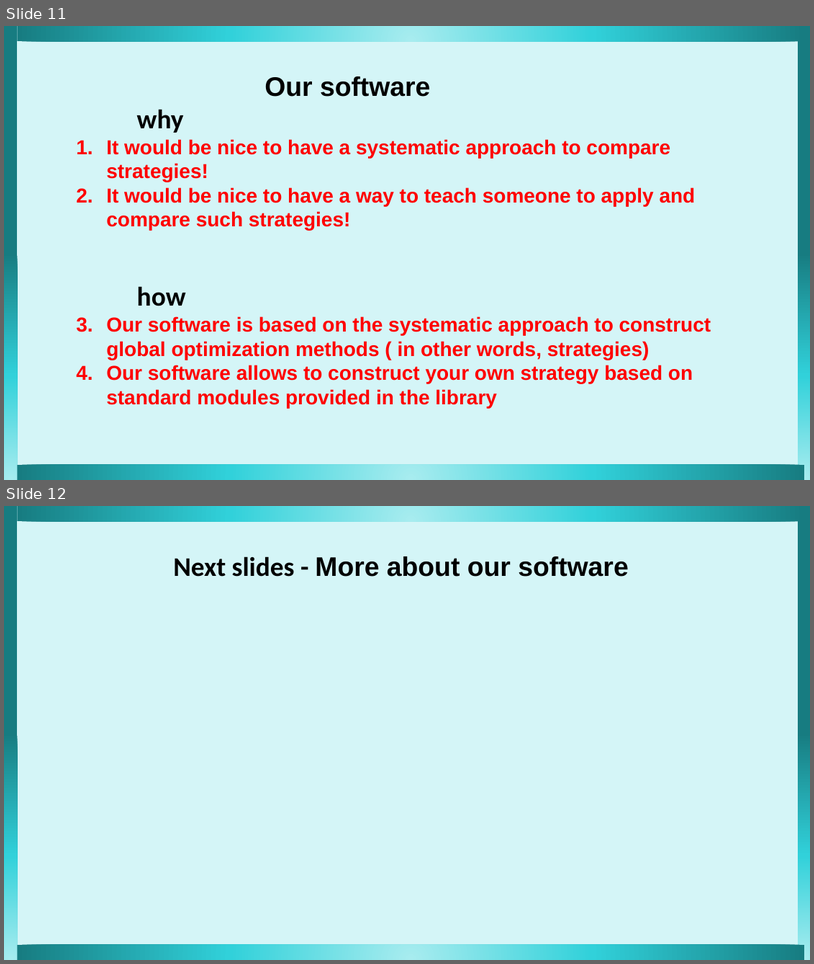
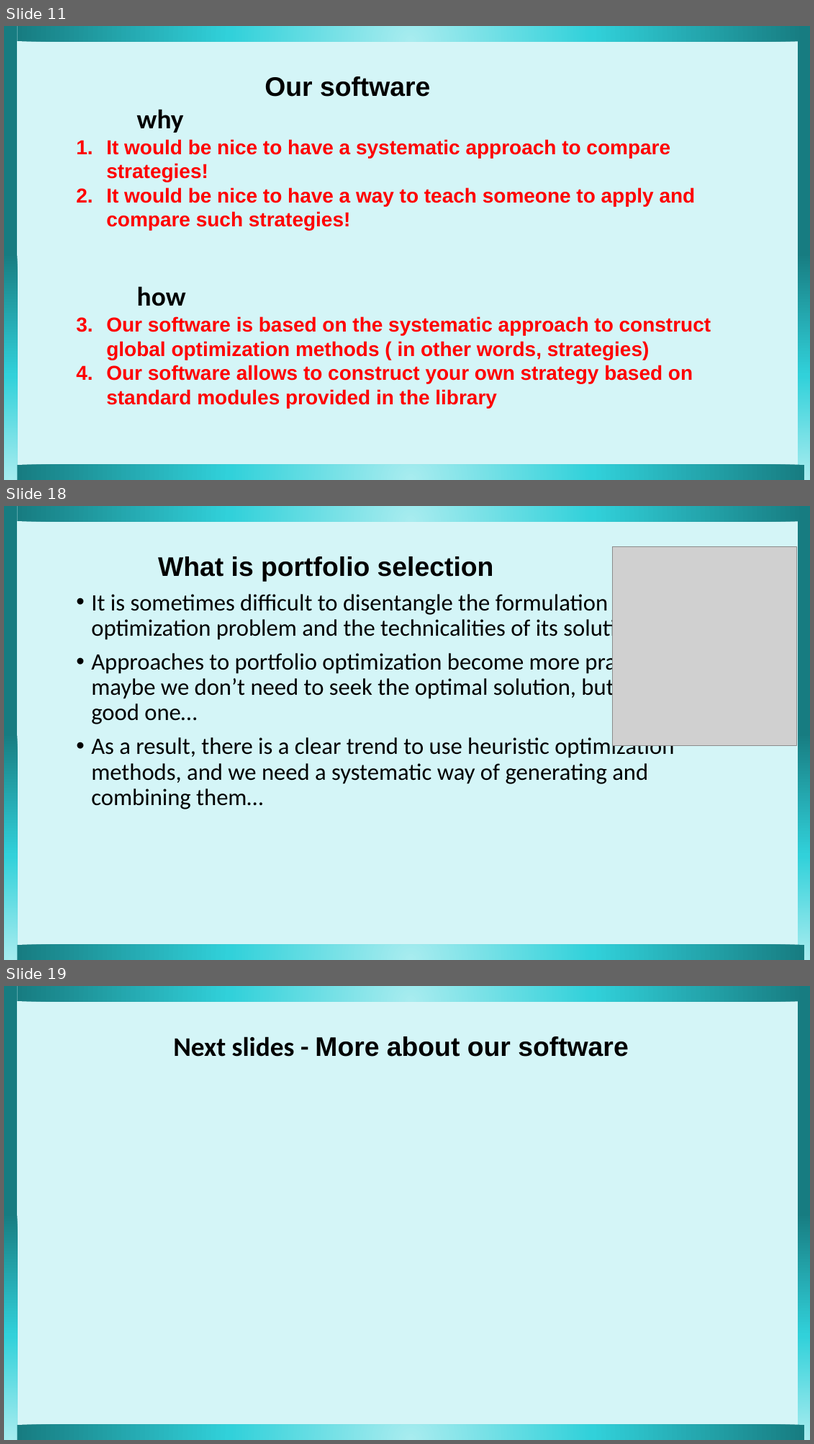
Before and after one commit to nadiakap/MinPy_edu, a slide deck: 2022-Scipy_presentation.pptx. Shown one above the other, each under a label of ours: slides 11 and 12 before the commit, slides 11, 18 and 19 after it; the slides between them are not shown. The pictures are 814x964 and 814x1444 pixels, drawn with LibreOffice and Linux fonts; fonts in the diff are those of the drawing; grey boxes stand for pictures. Boxes give left, top, right and bottom in pixels: in the first picture for what was removed or moved away, otherwise in the second. Text is boxed around its words. In the diff, an @@ line names an element or a change of style, - is before the commit and + after.

```diff
--- a/2022-Scipy_presentation.pptx
+++ b/2022-Scipy_presentation.pptx
@@ slide 18 added at bbox=[4, 506, 810, 960], background #D4F5F7 @@
@@ pentagon arrow added at bbox=[4, 506, 17, 960], fill gradient #A8ECEF to #31D1DA to #177C81 @@
@@ pentagon arrow added at bbox=[17, 506, 805, 521], fill gradient #A8ECEF to #31D1DA to #177C81 @@
@@ pentagon arrow added at bbox=[798, 506, 810, 960], fill gradient #A8ECEF to #31D1DA to #177C81 @@
@@ picture added at bbox=[612, 546, 797, 745] @@
@@ text added at bbox=[91, 556, 687, 809], 28 pt, text #000000 @@
+What is portfolio selection
+• It is sometimes difficult to disentangle the formulation of an optimization problem and the technicalities of its solution
+• Approaches to portfolio optimization become more pragmatic: maybe we don’t need to seek the optimal solution, but rather find a good one…
+• As a result, there is a clear trend to use heuristic optimization methods, and we need a systematic way of generating and combining them…
@@ pentagon arrow added at bbox=[17, 944, 805, 960], fill gradient #A8ECEF to #31D1DA to #177C81 @@
@@ what was slide 12 is now slide 19 @@
```
Also in this commit, not shown: 8 other slides added, 1 other file.
